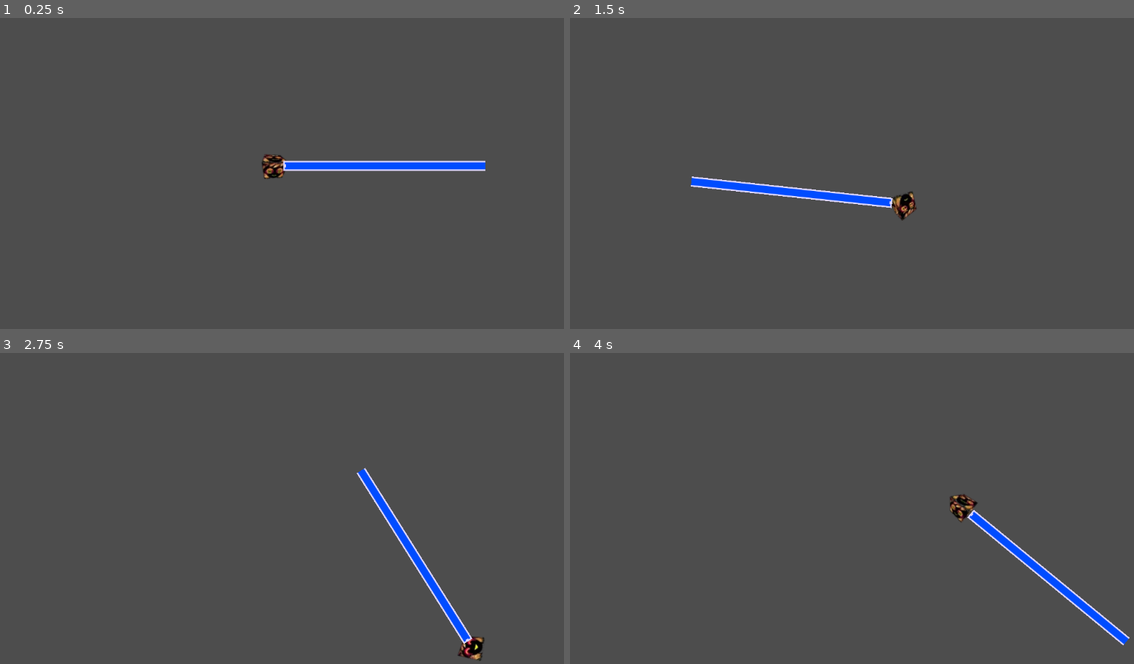
Above: before the commit, frames 1-4 (two rows, left to right).
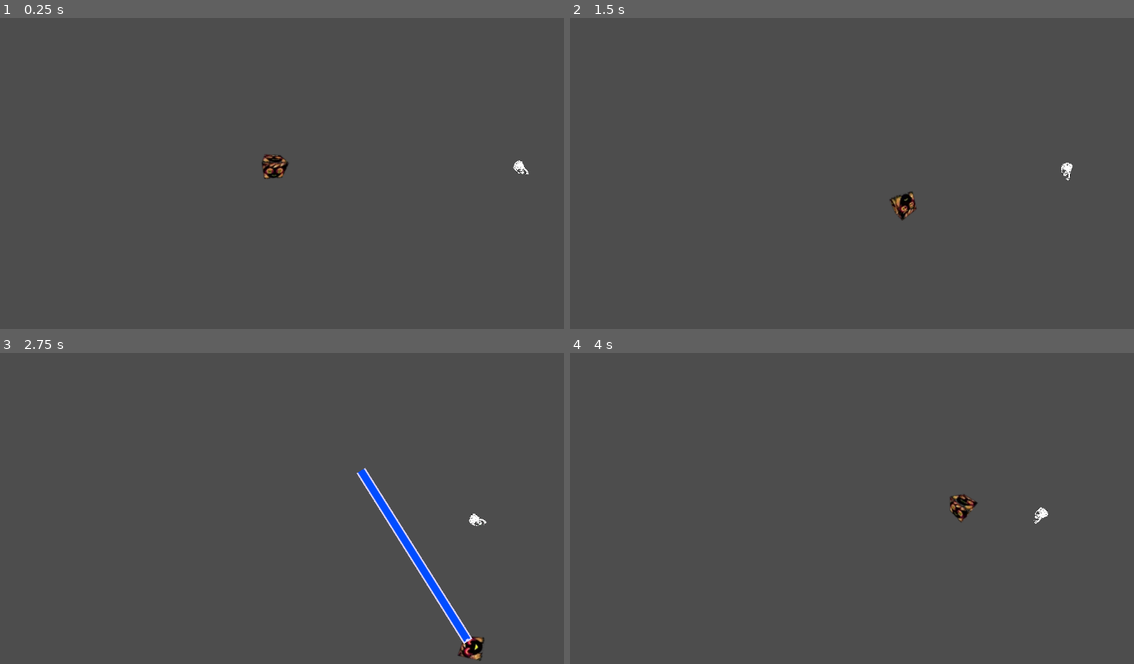
Above: after the commit, the same moments.

Repository: Charumphk/ellieshmup
Game: Godot game, scene res://scenes/world.tscn
Two runs of this game, one before a commit and one after it. Both use one fixed random seed, a clock stepped at 60 frames per second and the inputs below.
Inputs (mouse positions are in pixels of both pictures, inside the frame that each line leads up to):
- Up to frame 1 (0.25 s): no input
- Up to frame 2 (1.5 s): move the mouse to (970, 148) at 0.52 s; hold D (right) 0.53-1.28 s; hold Right mouse button (ability) 0.53-1.28 s; move the mouse to (727, 182) at 1.27 s; hold S (down) from 1.28 s (still down); tap C (bomb) at 1.35 s
- Up to frame 3 (2.75 s): move the mouse to (332, 427) at 2.02 s; release S (down) at 2.03 s; hold D (right) from 2.03 s (still down); hold Space (shoot) from 2.03 s (still down)
- Up to frame 4 (4 s): move the mouse to (812, 567) at 2.77 s; release D (right) at 2.78 s; release Space (shoot) at 2.78 s; hold W (up) 2.78-3.53 s; right-click (812, 567) at 2.85 s; move the mouse to (1015, 548) at 3.52 s; hold A (left) from 3.53 s (still down); hold C (bomb) from 3.53 s (still down)

The runs differ from the first frame. In frame 1, 1.3% of the frame differs, in the area x 50-94%, y 45-51%; in frame 2, 1.3%; in frame 3, less than 0.1%; in frame 4, 1.3%.
Error before the commit: Invalid assignment of property or key 'visible' with value of type 'bool' on a base object of type 'null instance'. (res://scenes/playertest.gd:21)

Commit message:
very basic enemy functionality added. like extremely basic

Diff:
--- /dev/null
+++ b/shmup/scenes/enemy_basic.tscn
@@ -0,0 +1,18 @@
+[gd_scene load_steps=4 format=3 uid="uid://nluyq0fqcw01"]
+
+[ext_resource type="Script" uid="uid://bmsiv87323qvj" path="res://scripts/enemy_basic.gd" id="1_g5mps"]
+[ext_resource type="Texture2D" uid="uid://cphewg4373r7p" path="res://img/Sicknasty.png" id="2_x206n"]
+
+[sub_resource type="RectangleShape2D" id="RectangleShape2D_ge783"]
+size = Vector2(23, 35)
+
+[node name="enemyBasic" type="CharacterBody2D"]
+script = ExtResource("1_g5mps")
+
+[node name="Sprite2D" type="Sprite2D" parent="."]
+scale = Vector2(0.05, 0.05)
+texture = ExtResource("2_x206n")
+
+[node name="CollisionShape2D" type="CollisionShape2D" parent="."]
+position = Vector2(-0.5, -0.5)
+shape = SubResource("RectangleShape2D_ge783")
--- a/shmup/scenes/playertest.gd
+++ b/shmup/scenes/playertest.gd
@@ -7,7 +7,7 @@
 #references to other nodes
 @onready var focus_sprite = $focusSprite
 @onready var fire_point = $firePoint
-@onready var beam = $beam
+@onready var beam = $beamArea/beam
 
 #focus
 var focused: bool = false
@@ -17,6 +17,8 @@
 var beamCharge: float = .0
 
 func _ready():
+	var beam = $beamArea/beam
+	var focus_sprite = $focusSprite
 	focus_sprite.visible = false
 	beam.visible = false
 	pass
--- a/shmup/scenes/world.tscn
+++ b/shmup/scenes/world.tscn
@@ -43,6 +43,7 @@
 [ext_resource type="Texture2D" uid="uid://djc7bmlmbkk2b" path="res://img/focusorb.png" id="41_8u370"]
 [ext_resource type="Script" uid="uid://cs4a4mjab5vxx" path="res://scenes/beamer.gd" id="42_6oujy"]
 [ext_resource type="Texture2D" uid="uid://cs02tci3ush5e" path="res://img/beam.png" id="42_rga7q"]
+[ext_resource type="PackedScene" uid="uid://nluyq0fqcw01" path="res://scenes/enemy_basic.tscn" id="44_hi6a0"]
 
 [sub_resource type="SpriteFrames" id="SpriteFrames_036b0"]
 animations = [{
@@ -218,5 +219,8 @@
 
 [node name="Camera2D" type="Camera2D" parent="."]
 
+[node name="enemyBasic" parent="." instance=ExtResource("44_hi6a0")]
+position = Vector2(491, -2)
+
 [connection signal="body_entered" from="shippy/player/beamArea" to="shippy/player" method="_on_beam_area_body_entered"]
 [connection signal="body_exited" from="shippy/player/beamArea" to="shippy/player" method="_on_beam_area_body_exited"]
--- /dev/null
+++ b/shmup/scripts/enemy_basic.gd
@@ -0,0 +1,23 @@
+extends CharacterBody2D
+
+@onready var player = $"../shippy/player"
+
+@export var rotSpeed = 5.0
+@export var speed = 40.0
+
+func handle_rotation(delta):
+
+	var direction = global_position.angle_to_point(player.global_position)
+
+	rotation = lerp_angle(rotation, direction, rotSpeed * delta)
+
+func handle_movement():
+	velocity = transform.x * speed
+
+func _physics_process(delta: float) -> void:
+
+	handle_rotation(delta)
+	handle_movement()
+
+
+	var collisionInfo = move_and_collide(velocity * delta)
Binary file added: shmup/img/Sicknasty.png
Not shown, added: shmup/img/Sicknasty.png.import
Not shown: 1 places in shmup/scenes/world.tscn that only renumber resources
Not shown, added: shmup/scripts/enemy_basic.gd.uid
